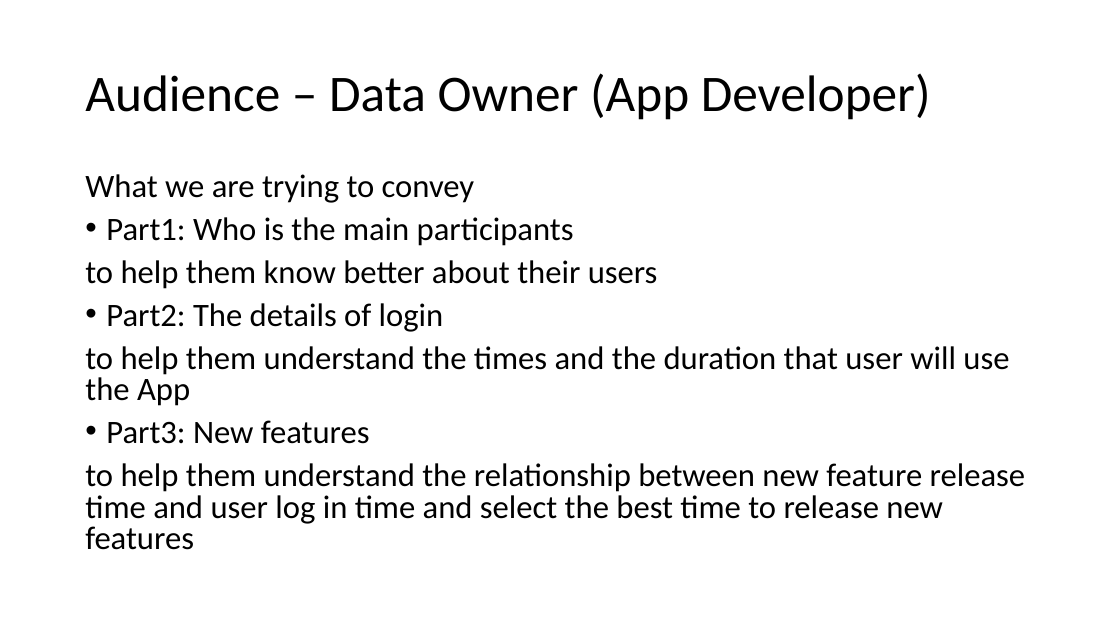
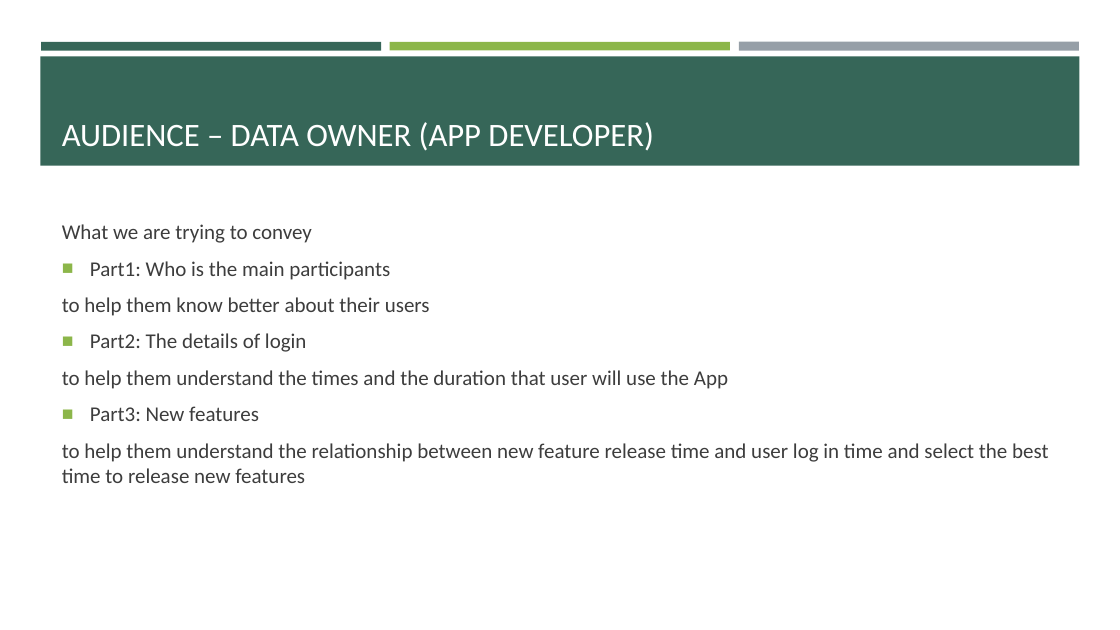
Before and after one commit to shenyiego/3, a slide deck: slide 6 of Data Science for Design.pptx. Drawn at 1120x630 pixels with LibreOffice and Linux fonts; fonts in the diff are those of the drawing. Boxes give left, top, right and bottom in pixels: in the first picture for what was removed or moved away, otherwise in the second. Text is boxed around its words. In the diff, an @@ line names an element or a change of style, - is before the commit and + after.

```diff
--- a/Data Science for Design.pptx
+++ b/Data Science for Design.pptx
@@ rectangle added at <box>40,56,1080,166</box>, fill #366658 @@
@@ rectangle added at <box>41,42,381,50</box>, fill #366658 @@
@@ rectangle added at <box>390,42,730,50</box>, fill #8CB64A @@
@@ rectangle added at <box>739,42,1079,51</box>, fill #969FA7 @@
@@ title "AUDIENCE – DATA OWNER (APP ..." at <box>62,122,653,151</box>: vertical alignment middle to bottom @@
@@ title at <box>62,122,653,151</box>: text changed; size 44 to 28 pt; text colour #000000 to #FFFFFF @@
-Audience – Data Owner (App Developer)
+AUDIENCE – DATA OWNER (APP DEVELOPER)
@@ text "What we are trying to ...": place and size @@
-text "What we are trying to ..." at <box>85,174,1026,550</box>
+text "What we are trying to ..." at <box>62,224,1048,483</box>
@@ text "What we are trying to ..." at <box>62,224,1048,483</box>: size 28 to 18 pt, text colour #000000 to #3D3D3D; line spacing 0.8 to 1; bullet • to ■; vertical alignment top to middle @@
```
Also in this commit, not shown: 5 other slides changed, 4 slides added, 1 slide removed, 1 other file.
